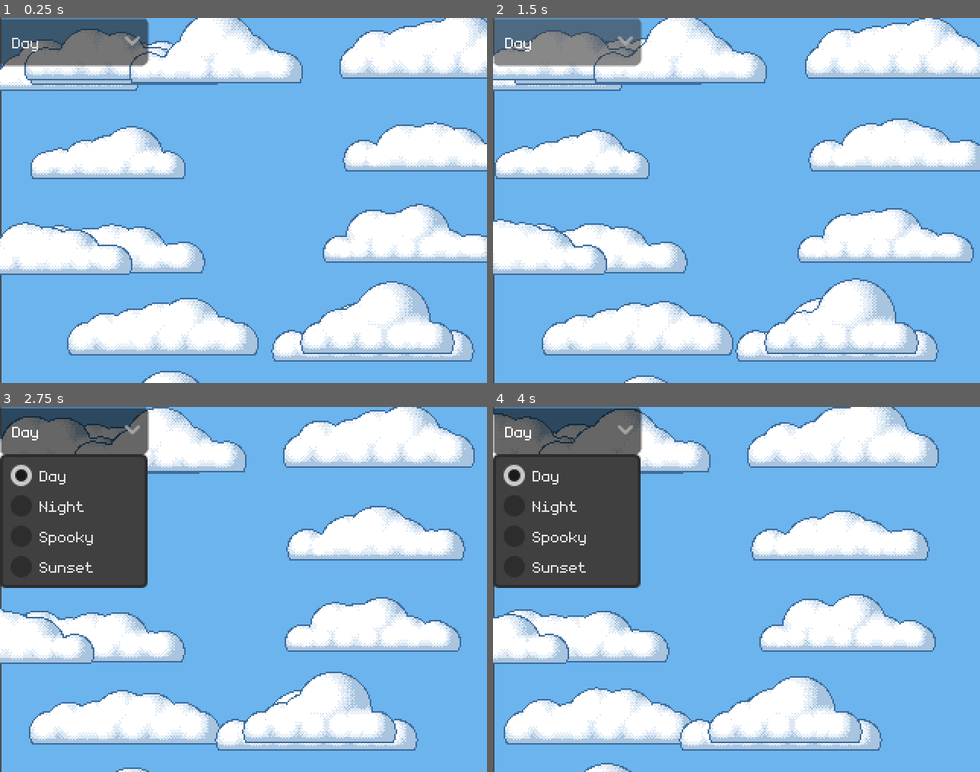
Above: before the commit, frames 1-4 (two rows, left to right).
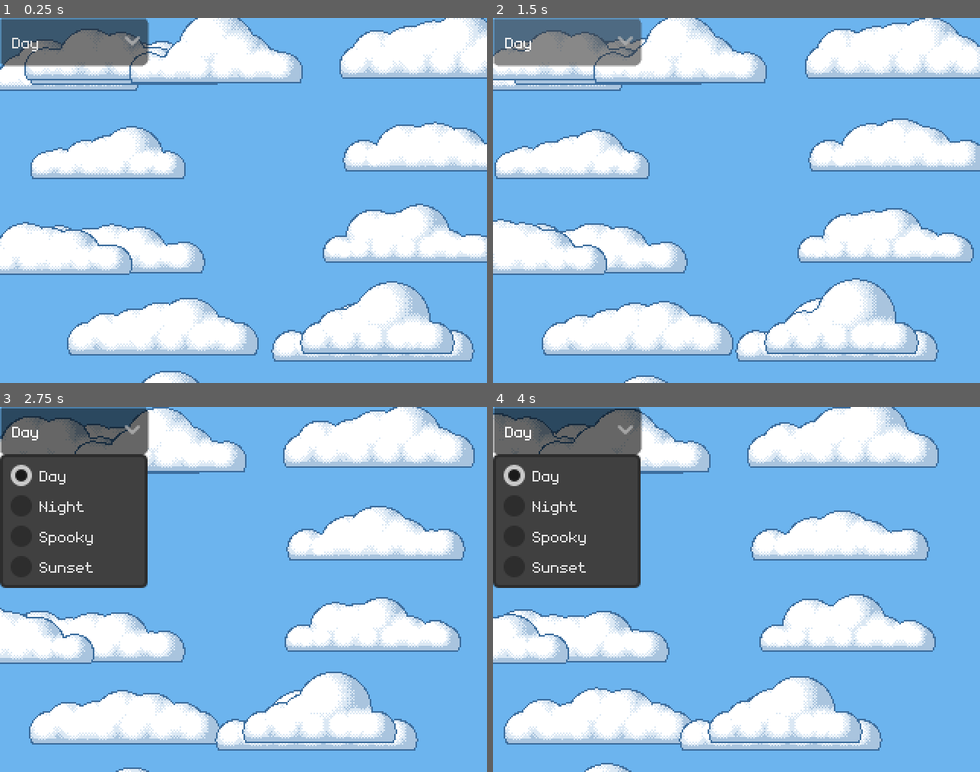
Above: after the commit, the same moments.

Repository: tripodsan/pixel-clouds
Game: Godot game, scene res://main.tscn
Two runs of this game, one before a commit and one after it. Both use one fixed random seed, a clock stepped at 60 frames per second and the inputs below.
Inputs:
- Up to frame 1 (0.25 s): no input
- Up to frame 2 (1.5 s): click "Day" at 0.5 s; click "Day" at 1.25 s
- Up to frame 3 (2.75 s): click "Day" at 2 s
- Up to frame 4 (4 s): no input

The runs differ from the first frame. In frame 1, 0.3% of the frame differs, in the area x 0-1%, y 0-100%; in frame 2, 0.2%; in frame 3, 0.1%; in frame 4, 0.1%.

Commit message:
update color rect

Diff:
--- a/main.tscn
+++ b/main.tscn
@@ -16,9 +16,10 @@
 anchors_preset = 15
 anchor_right = 1.0
 anchor_bottom = 1.0
-offset_left = 1.0
-offset_right = 641.0
-offset_bottom = 480.0
+offset_left = -128.0
+offset_top = -67.0
+offset_right = 512.0
+offset_bottom = 413.0
 grow_horizontal = 2
 grow_vertical = 2
 color = Color(0.73, 0.44456998, 0.2263, 1)
Not shown, changed: .gitignore
